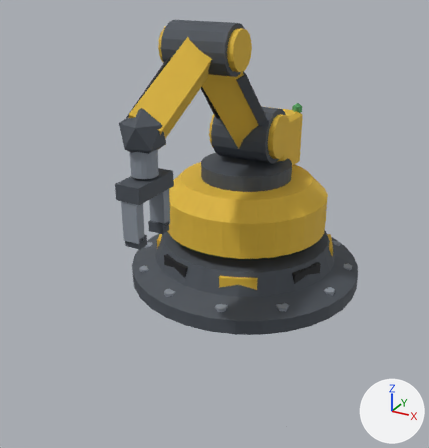
One commit to the glTF model export/unity/bras_t2.glb: the scene before it, then after it.
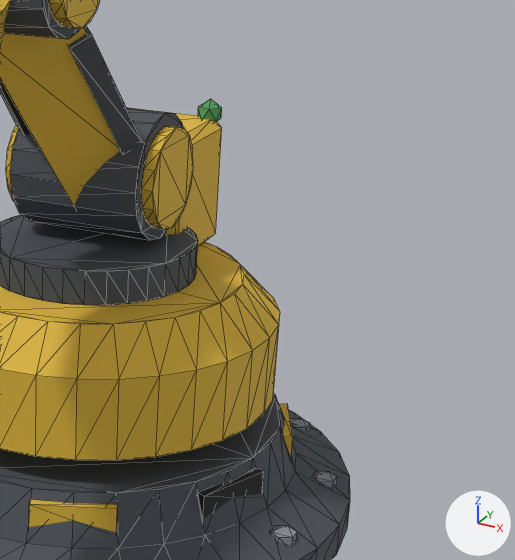
There are two pictures of each version: one whole from a 50 mm camera at (0.939, -1.96, 1.166) aimed at (-0.056, -0.151, 0.261), one close up on the part from 48% to 100% of the width and 13% to 67% of the height. Every picture has the same lights, and +X, +Y and +Z are marked at lower right. The last two pictures show the newer version. The close-ups show mesh edges as thin lines. Vertices at exactly the same position are counted once.

In view in the first close-up: 'socle_acier.006', 'socle_embase.004', 'socle_jaune.004', 'socle_noir.006', 'tourelle_acier_sombre.006', 'tourelle_corps.004', 'tourelle_jaune.002' and 2 more.
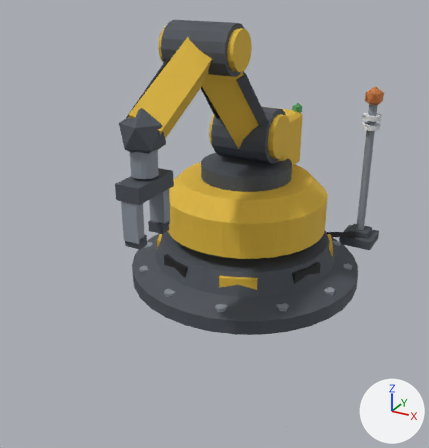
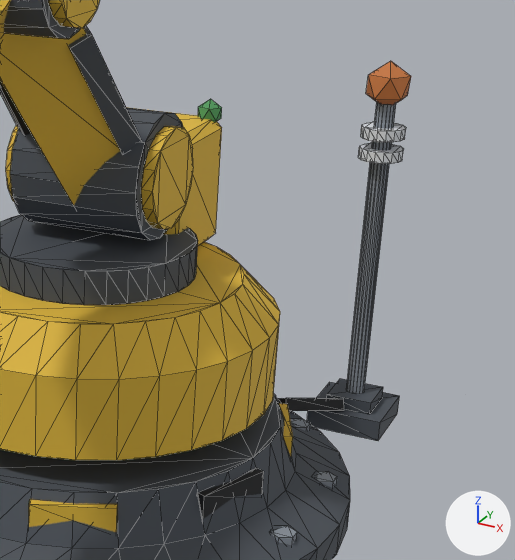
Changed parts and their boxes [x1, y1, x2, y2] in the close-ups (515 x 560 px):
'socle_acier.006', reshaped (mostly hidden before)
    before: [271, 419, 337, 545]
    after: [271, 103, 396, 545]
'socle_acier_sombre.006', added
    after: [307, 379, 399, 441]
'socle_noir.006', reshaped
    before: [197, 468, 264, 519]
    after: [197, 398, 344, 519]
'socle_cuivre.004', added (orange)
    after: [366, 61, 411, 105]
'socle_blanc.004', added
    after: [358, 122, 406, 164]
part 1 of me_socle_acier_015, added
    after: [346, 103, 396, 394]
part 2 of me_socle_noir_015, added (black)
    after: [278, 398, 344, 411]

Patch to the scene script:
```diff
--- a/export/unity/bras_t2.glb.py
+++ b/export/unity/bras_t2.glb.py
@@ mat_cuivre @@
+mat_cuivre = principled_material('cuivre')
+mat_cuivre.base_color = (0.552, 0.175, 0.0437)  # orange #c4743b
+mat_cuivre.roughness = 0.75
@@ mat_blanc @@
+mat_blanc = principled_material('blanc')
+mat_blanc.base_color = (0.738, 0.768, 0.807)  # white #dfe3e8
+mat_blanc.roughness = 0.75
@@ me_socle_acier_015 @@
 # used by ob_socle_acier_006; location = (0.0, 0.0, 0.0)
-me_socle_acier_015.from_pydata(...)  # 144 vertices, 240 faces; spans x -0.413..0.413, y -0.416..0.416, z 0.055..0.079
+me_socle_acier_015.from_pydata(...)  # 176 vertices, 300 faces; spans x -0.413..0.413, y -0.416..0.535, z 0.055..0.628
+# me_socle_acier_015 part 1: a new loose piece, a 16-sided cylinder along z spanning x 0.312..0.347, y 0.501..0.535, z 0.063..0.628, in mat_acier (grey #8a929c)
 me_socle_acier_015.materials.append(mat_acier)
@@ me_socle_noir_015 @@
 # used by ob_socle_noir_006; location = (0.0, 0.0, 0.0)
-me_socle_noir_015.from_pydata(...)  # 32 vertices, 48 faces; spans x -0.344..0.344, y -0.344..0.344, z 0.11..0.157
+me_socle_noir_015.from_pydata(...)  # 40 vertices, 60 faces; spans x -0.344..0.344, y -0.344..0.481, z 0.032..0.157
+# me_socle_noir_015 part 2
+# 8 vertices are added at x 0.223..0.326, y 0.344..0.481, z 0.032..0.094
+# 12 new faces join them
 me_socle_noir_015.materials.append(mat_noir)
@@ me_socle_cuivre_013 @@
+me_socle_cuivre_013.from_pydata(...)  # an icosphere of 20 faces spanning x 0.2911..0.3683, y 0.4814..0.5548, z 0.6162..0.7026
+me_socle_cuivre_013.materials.append(mat_cuivre)  # orange #c4743b
@@ me_socle_blanc_013 @@
+me_socle_blanc_013.from_pydata(...)  # a 16-sided cylinder along z spanning x 0.2904..0.369, y 0.4789..0.5574, z 0.526..0.5456; a 16-sided cylinder along z spanning x 0.2904..0.369, y 0.4789..0.5574, z 0.5652..0.5848
+me_socle_blanc_013.materials.append(mat_blanc)  # white #dfe3e8
@@ me_socle_acier_sombre_019 @@
+me_socle_acier_sombre_019.from_pydata(...)  # a box spanning x 0.259..0.4004, y 0.4475..0.5888, z 0.0..0.0392; a box spanning x 0.2865..0.3729, y 0.4749..0.5613, z 0.0392..0.0628
+me_socle_acier_sombre_019.materials.append(mat_acier_sombre)  # dark grey #4a5058
@@ ob_socle_cuivre_004 @@
+ob_socle_cuivre_004 = bpy.data.objects.new('socle_cuivre.004', me_socle_cuivre_013)
+ob_socle_cuivre_004.location = (0.0, 0.0, 0.0)
@@ ob_socle_blanc_004 @@
+ob_socle_blanc_004 = bpy.data.objects.new('socle_blanc.004', me_socle_blanc_013)
+ob_socle_blanc_004.location = (0.0, 0.0, 0.0)
@@ ob_socle_acier_sombre_006 @@
+ob_socle_acier_sombre_006 = bpy.data.objects.new('socle_acier_sombre.006', me_socle_acier_sombre_019)
+ob_socle_acier_sombre_006.location = (0.0, 0.0, 0.0)
```
